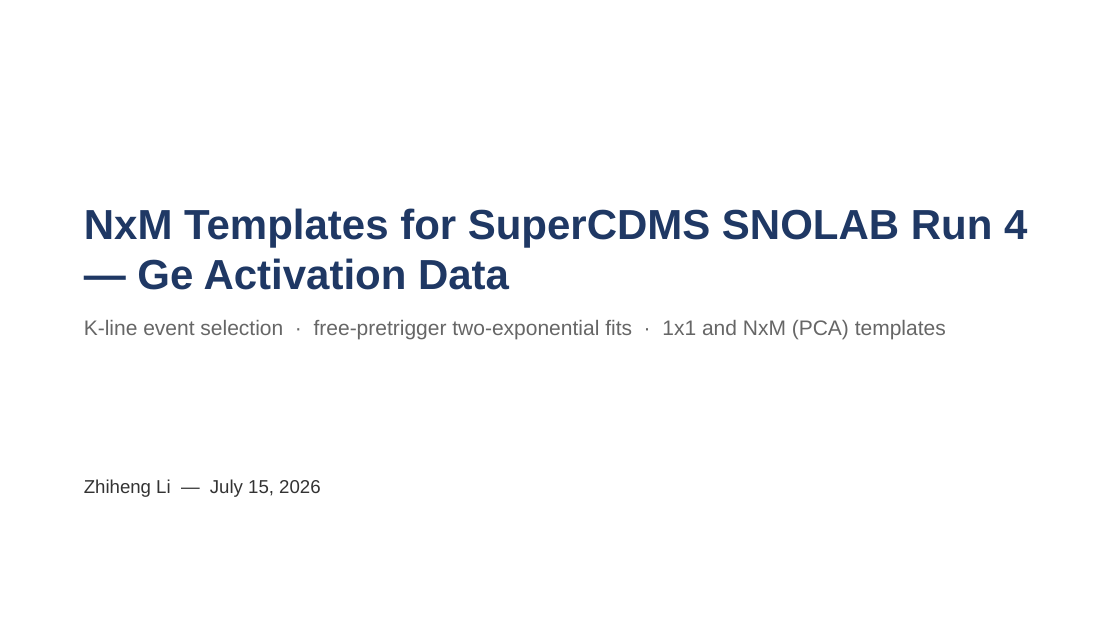
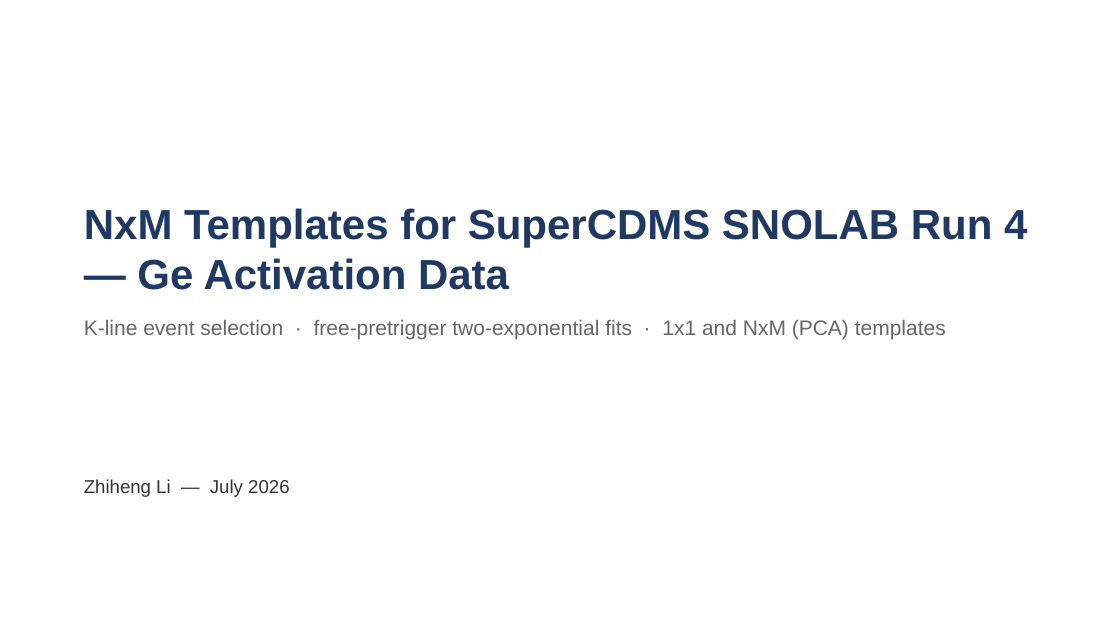
Before and after one commit to ZhihengLi0/urop, a slide deck: slide 1 of snolab/presentation/SNOLAB_R4_pulse_templates_20260715.pptx. Drawn at 1120x630 pixels with LibreOffice and Linux fonts; fonts in the diff are those of the drawing. Boxes give left, top, right and bottom in pixels: in the first picture for what was removed or moved away, otherwise in the second. Text is boxed around its words. In the diff, an @@ line names an element or a change of style, - is before the commit and + after.

```diff
--- a/snolab/presentation/SNOLAB_R4_pulse_templates_20260715.pptx
+++ b/snolab/presentation/SNOLAB_R4_pulse_templates_20260715.pptx
@@ text at box(84, 479, 289, 497): text changed @@
-Zhiheng Li — July 15, 2026
+Zhiheng Li — July 2026
```
Also in this commit, not shown: 9 other slides changed, 2 slides removed, 8 other files.
